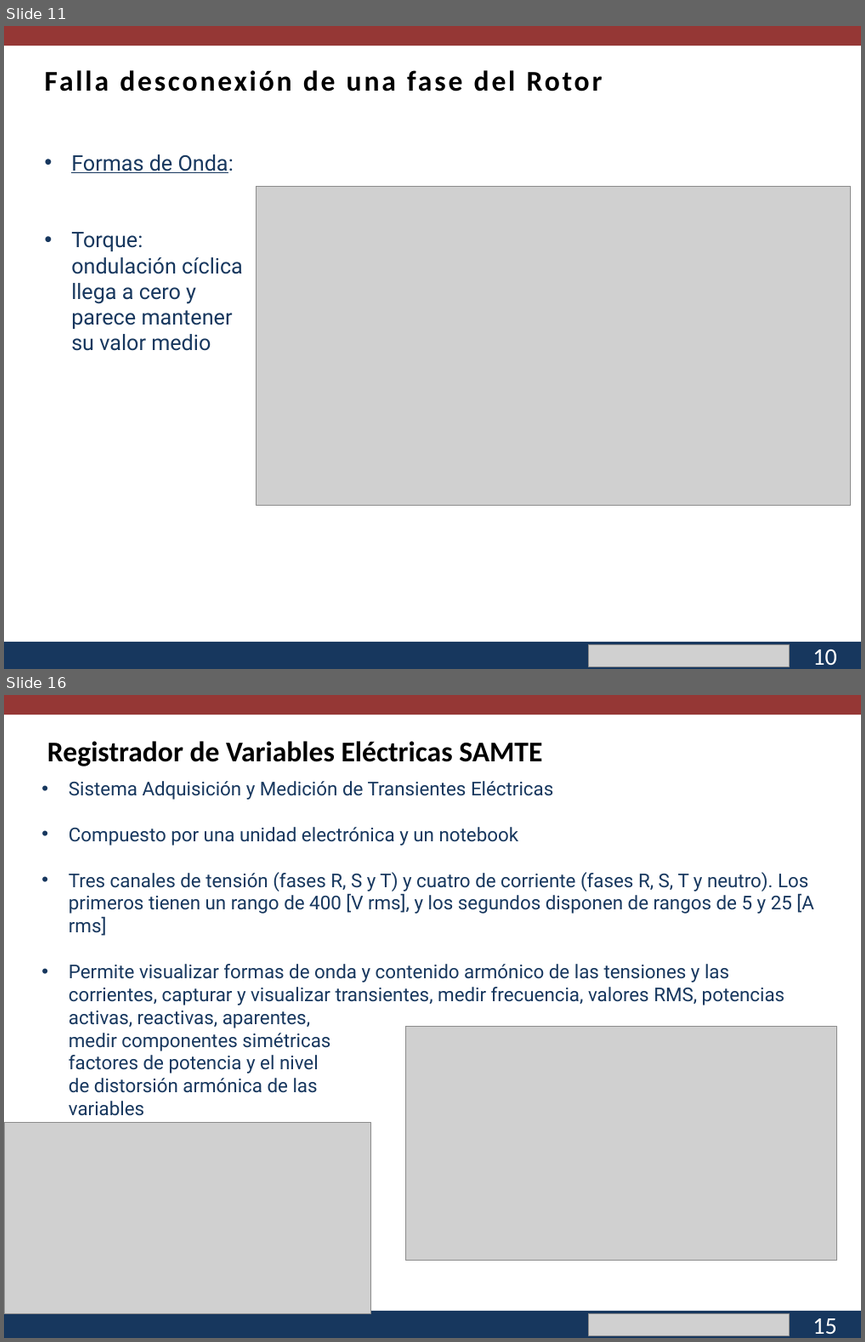
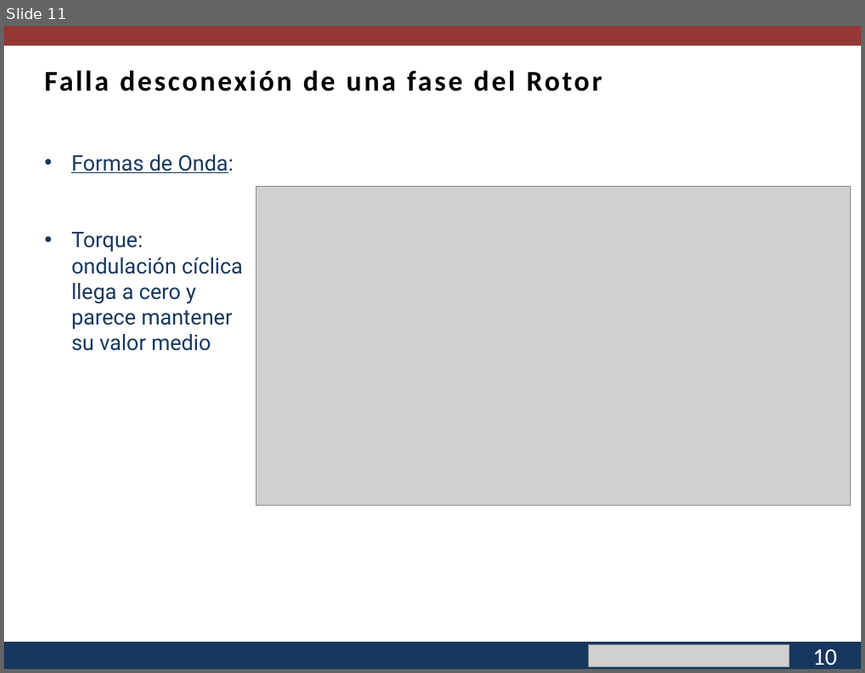
Before and after one commit to cisternashdiego/Proyecto1, a slide deck: Segunda Mesa.pptx. Shown one above the other, each under a label of ours: slides 11 and 16 before the commit, slide 11 after it; the slides between them are not shown. The pictures are 865x1342 and 865x673 pixels, drawn with LibreOffice and Linux fonts; fonts in the diff are those of the drawing; grey boxes stand for pictures; background and template pictures are left out. Boxes give left, top, right and bottom in pixels: in the first picture for what was removed or moved away, otherwise in the second. Text is boxed around its words. In the diff, an @@ line names an element or a change of style, - is before the commit and + after.

```diff
--- a/Segunda Mesa.pptx
+++ b/Segunda Mesa.pptx
@@ slide 16 removed at <box>4,695,861,1338</box>, background #FFFFFF; not listed: 3 template elements that a slide beside it also shows @@
@@ text removed at <box>47,741,542,766</box> @@
-  Registrador de Variables Eléctricas SAMTE
@@ text removed at <box>69,781,814,1116</box> @@
-• Sistema Adquisición y Medición de Transientes Eléctricas
-• Compuesto por una unidad electrónica y un notebook
-• Tres canales de tensión (fases R, S y T) y cuatro de corriente (fases R, S, T y neutro). Los primeros tienen un rango de 400 [V rms], y los segundos disponen de rangos de 5 y 25 [A rms]
-• Permite visualizar formas de onda y contenido armónico de las tensiones y las corrientes, capturar y visualizar transientes, medir frecuencia, valores RMS, potencias activas, reactivas, aparentes,
-  medir componentes simétricas
-  factores de potencia y el nivel
-  de distorsión armónica de las
-  variables
@@ picture removed at <box>406,1027,836,1259</box> @@
@@ picture removed at <box>4,1123,370,1314</box> @@
@@ picture removed at <box>588,1313,788,1335</box> @@
@@ text removed at <box>812,1318,836,1333</box> @@
-15
```
Also in this commit, not shown: 7 slides changed, 5 slides added, 3 other slides removed, 2 other files.
